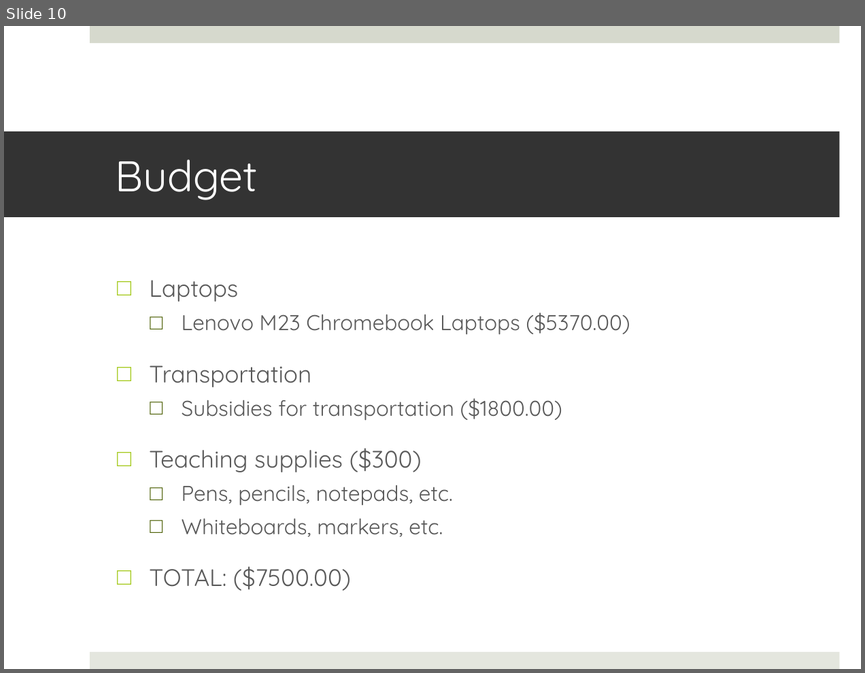
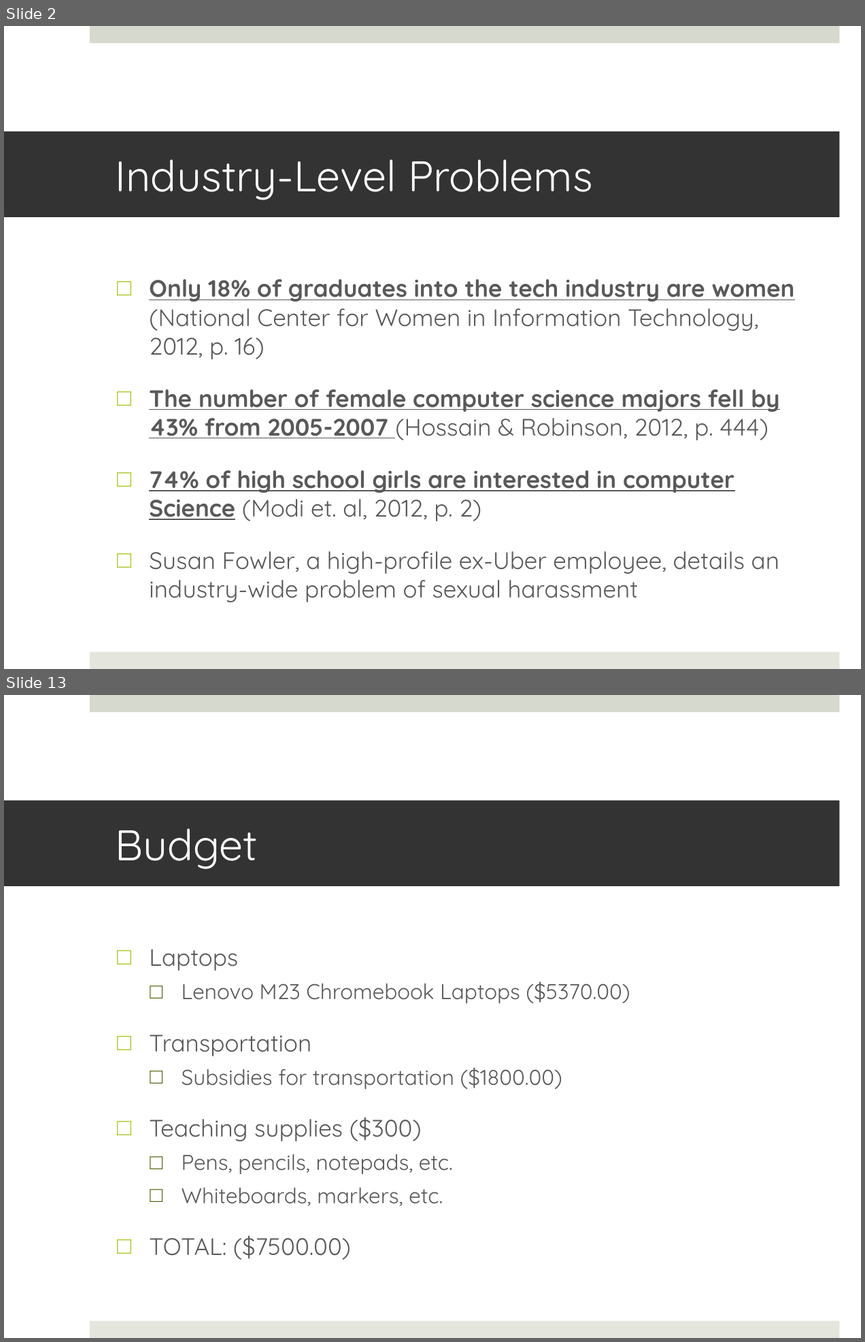
Before and after one commit to NaeemH/WomenInCS, a slide deck: Peer Review/NH_Peer_Review_Assignment_4.pptx. Shown one above the other, each under a label of ours: slide 10 before the commit, slides 2 and 13 after it; the slides between them are not shown. The pictures are 865x673 and 865x1342 pixels, drawn with LibreOffice and Linux fonts; fonts in the diff are those of the drawing. Boxes give left, top, right and bottom in pixels: in the first picture for what was removed or moved away, otherwise in the second. Text is boxed around its words. In the diff, an @@ line names an element or a change of style, - is before the commit and + after.

```diff
--- a/Peer Review/NH_Peer_Review_Assignment_4.pptx
+++ b/Peer Review/NH_Peer_Review_Assignment_4.pptx
@@ slide 2 added at [4,26,861,669], background #FFFFFF; not listed: 2 template elements that a slide beside it also shows @@
@@ title added at [4,131,839,217], fill #333333, 36 pt, text #FFFFFF @@
+Industry-Level Problems
@@ text added at [149,279,795,602], 20 pt, text #595959 @@
+□ Only 18% of graduates into the tech industry are women (National Center for Women in Information Technology, 2012, p. 16)
+□ The number of female computer science majors fell by 43% from 2005-2007 (Hossain & Robinson, 2012, p. 444)
+□ 74% of high school girls are interested in computer Science (Modi et. al, 2012, p. 2)
+□ Susan Fowler, a high-profile ex-Uber employee, details an industry-wide problem of sexual harassment
@@ what was slide 10 is now slide 13 @@
```
Also in this commit, not shown: 12 slides changed, 1 other slide added, 3 other files.
